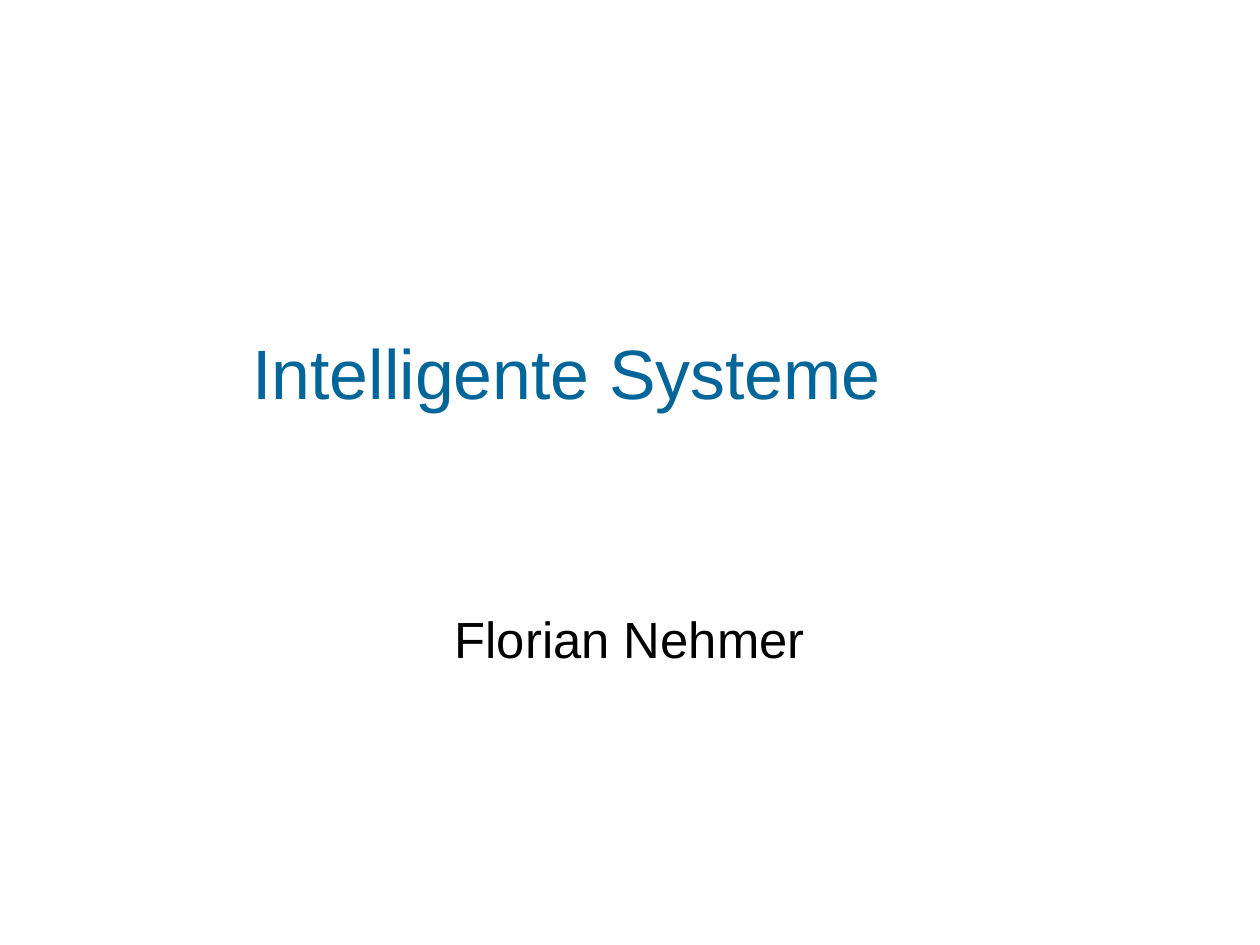
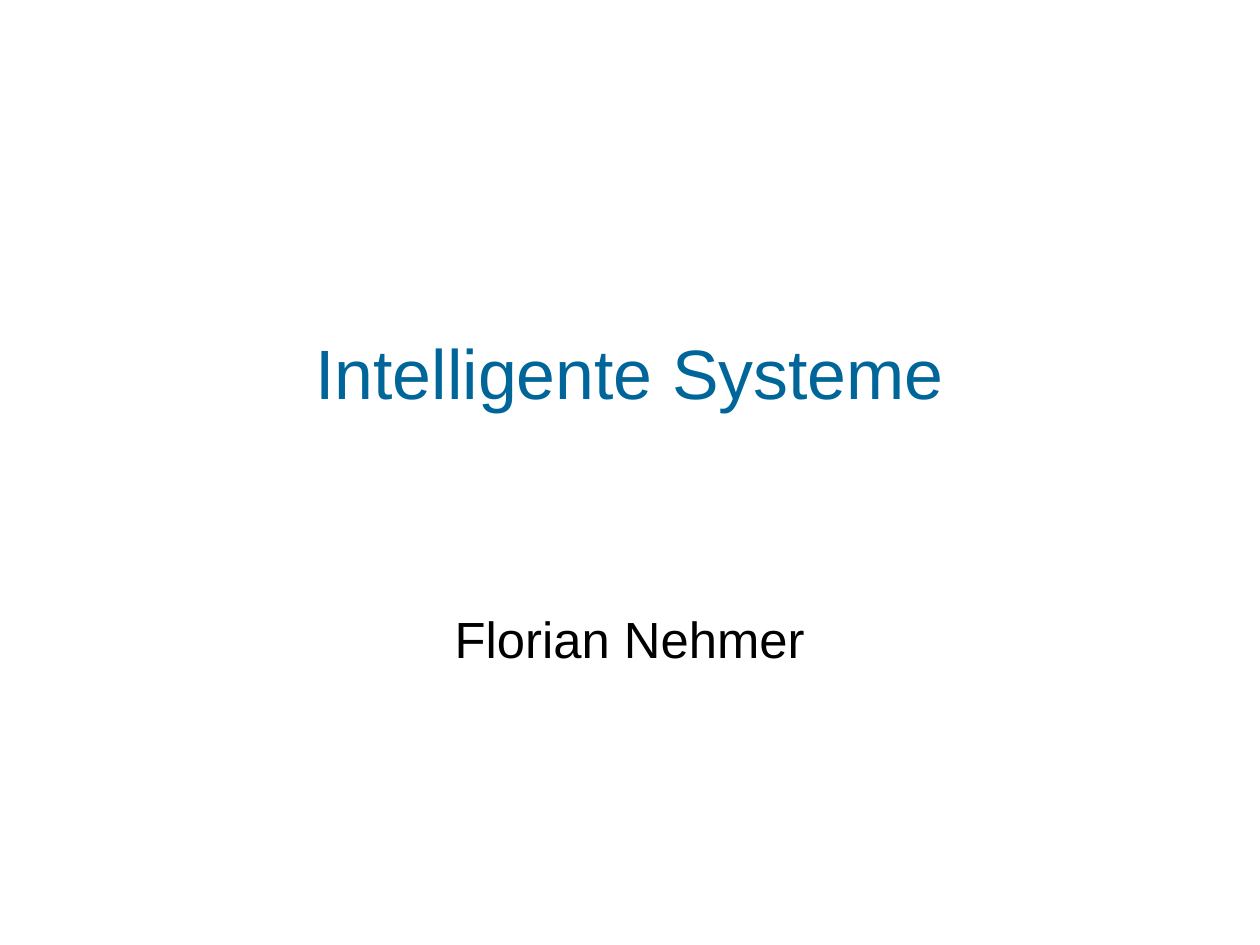
Before and after one commit to fnehmer/haw-is-assignment, a slide deck: slide 1 of Präsentation/is_praesentation.odp. Drawn at 1260x945 pixels with LibreOffice and Linux fonts; fonts in the diff are those of the drawing; background and template pictures are left out. Boxes give left, top, right and bottom in pixels: in the first picture for what was removed or moved away, otherwise in the second. Text is boxed around its words. In the diff, an @@ line names an element or a change of style, - is before the commit and + after.

```diff
--- a/Präsentation/is_praesentation.odp
+++ b/Präsentation/is_praesentation.odp
@@ title "Intelligente Systeme" moved from (x1=252, y1=348, x2=881, y2=412) to (x1=315, y1=348, x2=944, y2=412) @@
```
Also in this commit, not shown: 1 other slide changed, 2 slides added, 1 other file.
